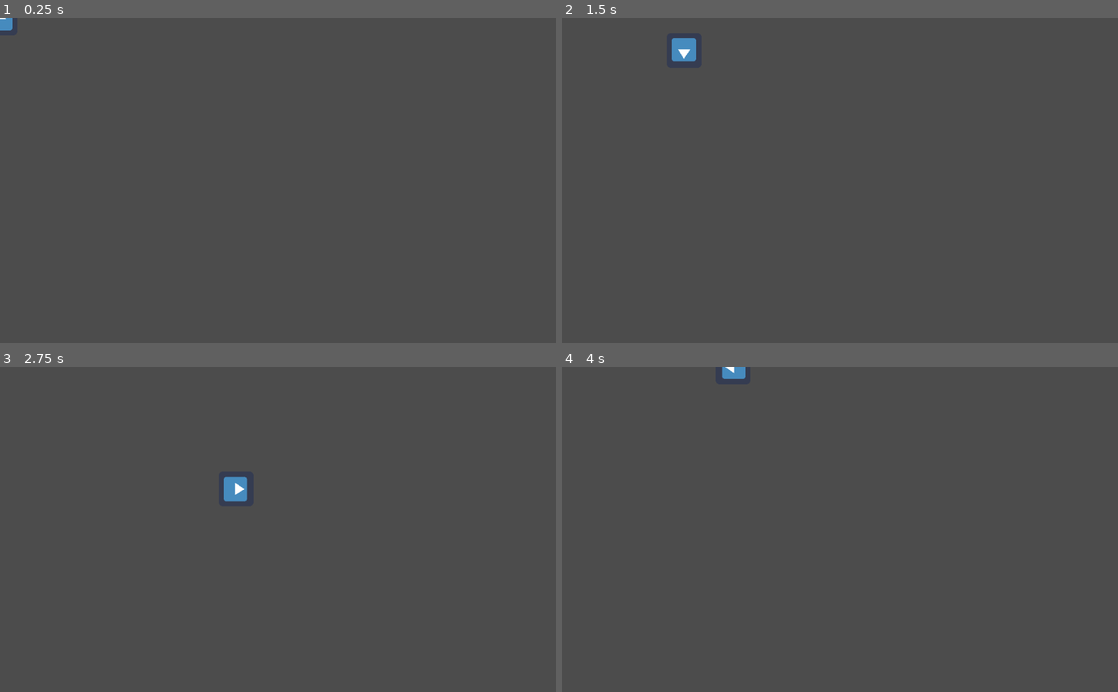
Above: before the commit, frames 1-4 (two rows, left to right).
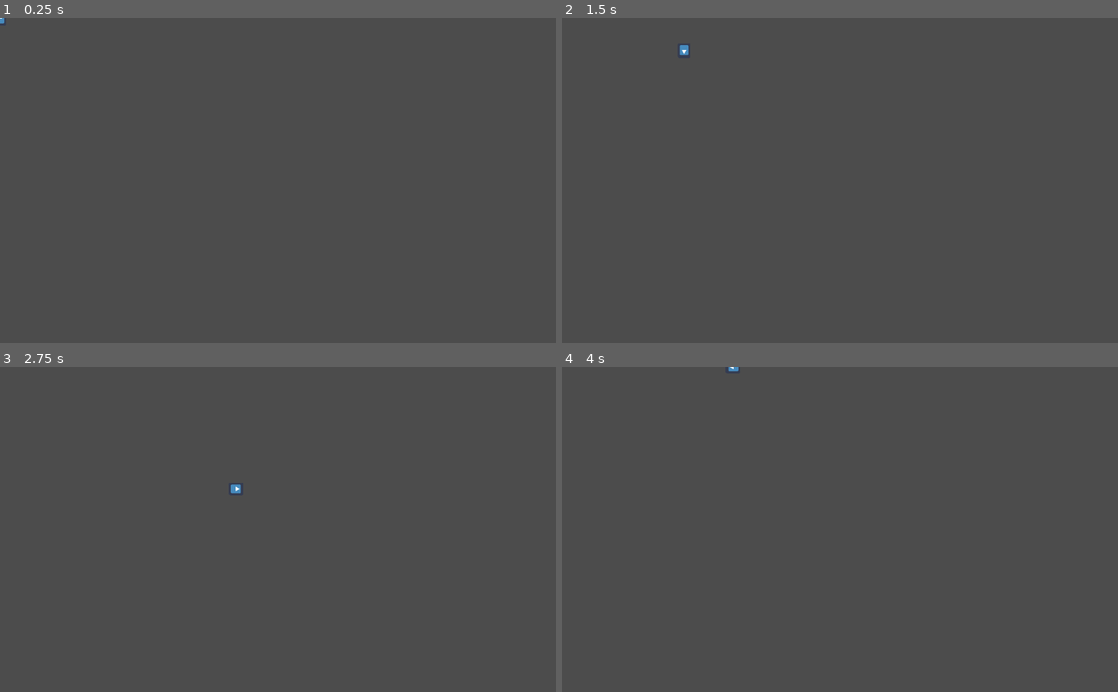
Above: after the commit, the same moments.

Repository: CreeperODeath/rydot
Game: Godot game, scene res://Player.tscn
The game is run twice, just before and just after one commit, with the same random seed, the same clock (stepped at 60 frames per second) and the same inputs. The engine's default icon, where the game draws it, is replaced by a stand-in: a white triangle on a blue panel in a dark square.
Inputs:
- Up to frame 1 (0.25 s): no input
- Up to frame 2 (1.5 s): tap Enter at 0.5 s; hold D (move_right) 0.53-1.28 s; tap E (E) at 0.6, 1.35 s; hold S (move_down) from 1.28 s (still down)
- Up to frame 3 (2.75 s): release S (move_down) at 2.03 s; hold D (move_right) from 2.03 s (still down); tap E (E) at 2.1 s
- Up to frame 4 (4 s): release D (move_right) at 2.78 s; hold W (move_up) 2.78-3.53 s; tap E (E) at 2.85, 3.6 s; hold A (move_left) from 3.53 s (still down)

The runs differ from the first frame. In frame 1, less than 0.1% of the frame differs, in the area x 0-3%, y 0-4%; in frame 2, 0.3%; in frame 3, 0.3%, in the area x 40-45%, y 33-42%; in frame 4, 0.1%.

Commit message:
player resize

Diff:
--- a/Player.tscn
+++ b/Player.tscn
@@ -3,15 +3,17 @@
 [ext_resource path="res://Player.gd" type="Script" id=1]
 [ext_resource path="res://icon.png" type="Texture" id=2]
 
-[sub_resource type="CircleShape2D" id=1]
+[sub_resource type="CapsuleShape2D" id=1]
+height = 6.0
 
 [node name="Player" type="KinematicBody2D"]
 script = ExtResource( 1 )
+
+[node name="Sprite" type="Sprite" parent="."]
+scale = Vector2( 0.359375, 0.421875 )
+texture = ExtResource( 2 )
 
 [node name="CollisionShape2D" type="CollisionShape2D" parent="."]
 shape = SubResource( 1 )
 
 [node name="Camera2D" type="Camera2D" parent="."]
-
-[node name="Sprite" type="Sprite" parent="."]
-texture = ExtResource( 2 )
--- a/project.godot
+++ b/project.godot
@@ -22,36 +22,36 @@
 
 E={
 "deadzone": 0.5,
-"events": [ Object(InputEventKey,"resource_local_to_scene":false,"resource_name":"","device":0,"alt":false,"shift":false,"control":false,"meta":false,"command":false,"pressed":false,"scancode":69,"unicode":0,"echo":false,"script":null)
+"events": [ Object(InputEventKey,"resource_local_to_scene":false,"resource_name":"","device":0,"alt":false,"shift":false,"control":false,"meta":false,"command":false,"pressed":false,"scancode":69,"physical_scancode":0,"unicode":0,"echo":false,"script":null)
  ]
 }
 exit={
 "deadzone": 0.5,
-"events": [ Object(InputEventKey,"resource_local_to_scene":false,"resource_name":"","device":0,"alt":false,"shift":false,"control":false,"meta":false,"command":false,"pressed":false,"scancode":16777217,"unicode":0,"echo":false,"script":null)
+"events": [ Object(InputEventKey,"resource_local_to_scene":false,"resource_name":"","device":0,"alt":false,"shift":false,"control":false,"meta":false,"command":false,"pressed":false,"scancode":16777217,"physical_scancode":0,"unicode":0,"echo":false,"script":null)
  ]
 }
 move_left={
 "deadzone": 0.5,
-"events": [ Object(InputEventKey,"resource_local_to_scene":false,"resource_name":"","device":0,"alt":false,"shift":false,"control":false,"meta":false,"command":false,"pressed":false,"scancode":65,"unicode":0,"echo":false,"script":null)
-, Object(InputEventKey,"resource_local_to_scene":false,"resource_name":"","device":0,"alt":false,"shift":false,"control":false,"meta":false,"command":false,"pressed":false,"scancode":16777231,"unicode":0,"echo":false,"script":null)
+"events": [ Object(InputEventKey,"resource_local_to_scene":false,"resource_name":"","device":0,"alt":false,"shift":false,"control":false,"meta":false,"command":false,"pressed":false,"scancode":65,"physical_scancode":0,"unicode":0,"echo":false,"script":null)
+, Object(InputEventKey,"resource_local_to_scene":false,"resource_name":"","device":0,"alt":false,"shift":false,"control":false,"meta":false,"command":false,"pressed":false,"scancode":16777231,"physical_scancode":0,"unicode":0,"echo":false,"script":null)
  ]
 }
 move_right={
 "deadzone": 0.5,
-"events": [ Object(InputEventKey,"resource_local_to_scene":false,"resource_name":"","device":0,"alt":false,"shift":false,"control":false,"meta":false,"command":false,"pressed":false,"scancode":68,"unicode":0,"echo":false,"script":null)
-, Object(InputEventKey,"resource_local_to_scene":false,"resource_name":"","device":0,"alt":false,"shift":false,"control":false,"meta":false,"command":false,"pressed":false,"scancode":16777233,"unicode":0,"echo":false,"script":null)
+"events": [ Object(InputEventKey,"resource_local_to_scene":false,"resource_name":"","device":0,"alt":false,"shift":false,"control":false,"meta":false,"command":false,"pressed":false,"scancode":68,"physical_scancode":0,"unicode":0,"echo":false,"script":null)
+, Object(InputEventKey,"resource_local_to_scene":false,"resource_name":"","device":0,"alt":false,"shift":false,"control":false,"meta":false,"command":false,"pressed":false,"scancode":16777233,"physical_scancode":0,"unicode":0,"echo":false,"script":null)
  ]
 }
 move_up={
 "deadzone": 0.5,
-"events": [ Object(InputEventKey,"resource_local_to_scene":false,"resource_name":"","device":0,"alt":false,"shift":false,"control":false,"meta":false,"command":false,"pressed":false,"scancode":87,"unicode":0,"echo":false,"script":null)
-, Object(InputEventKey,"resource_local_to_scene":false,"resource_name":"","device":0,"alt":false,"shift":false,"control":false,"meta":false,"command":false,"pressed":false,"scancode":16777232,"unicode":0,"echo":false,"script":null)
+"events": [ Object(InputEventKey,"resource_local_to_scene":false,"resource_name":"","device":0,"alt":false,"shift":false,"control":false,"meta":false,"command":false,"pressed":false,"scancode":87,"physical_scancode":0,"unicode":0,"echo":false,"script":null)
+, Object(InputEventKey,"resource_local_to_scene":false,"resource_name":"","device":0,"alt":false,"shift":false,"control":false,"meta":false,"command":false,"pressed":false,"scancode":16777232,"physical_scancode":0,"unicode":0,"echo":false,"script":null)
  ]
 }
 move_down={
 "deadzone": 0.5,
-"events": [ Object(InputEventKey,"resource_local_to_scene":false,"resource_name":"","device":0,"alt":false,"shift":false,"control":false,"meta":false,"command":false,"pressed":false,"scancode":83,"unicode":0,"echo":false,"script":null)
-, Object(InputEventKey,"resource_local_to_scene":false,"resource_name":"","device":0,"alt":false,"shift":false,"control":false,"meta":false,"command":false,"pressed":false,"scancode":16777234,"unicode":0,"echo":false,"script":null)
+"events": [ Object(InputEventKey,"resource_local_to_scene":false,"resource_name":"","device":0,"alt":false,"shift":false,"control":false,"meta":false,"command":false,"pressed":false,"scancode":83,"physical_scancode":0,"unicode":0,"echo":false,"script":null)
+, Object(InputEventKey,"resource_local_to_scene":false,"resource_name":"","device":0,"alt":false,"shift":false,"control":false,"meta":false,"command":false,"pressed":false,"scancode":16777234,"physical_scancode":0,"unicode":0,"echo":false,"script":null)
  ]
 }
 
